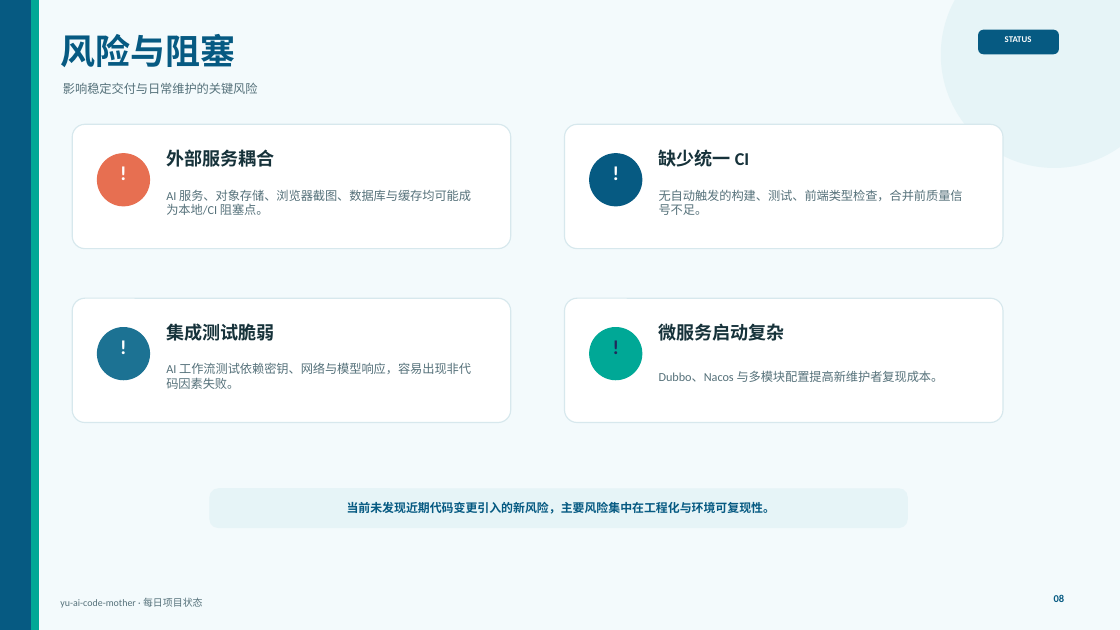
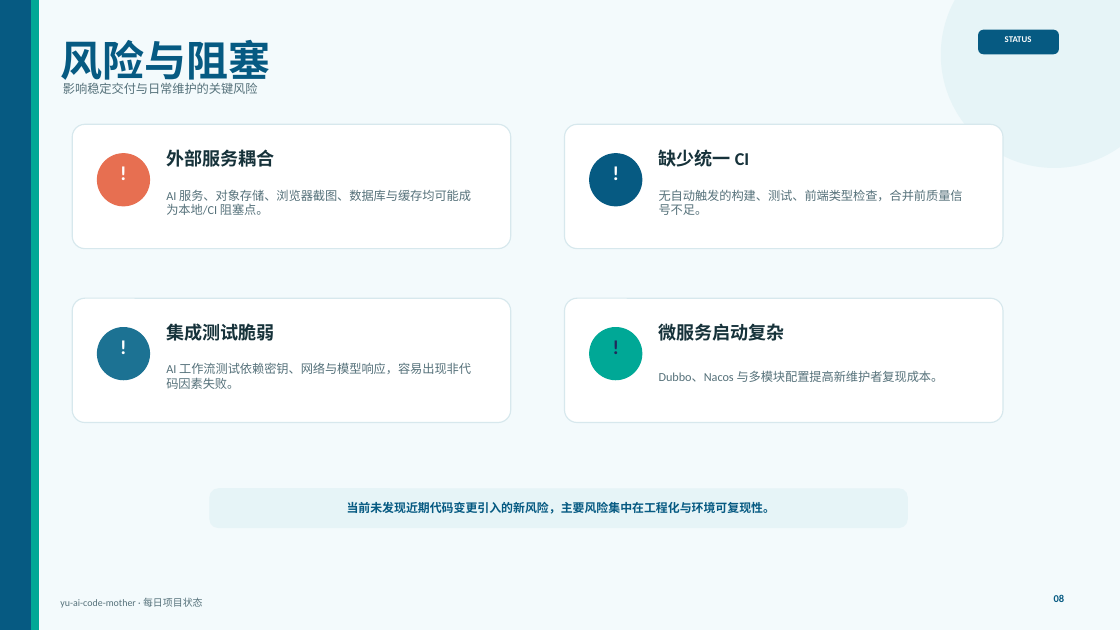
Before and after one commit to liyupi/yu-ai-code-mother, a slide deck: slide 8 of docs/reports/project-status-2026-06-19.pptx. Drawn at 1120x630 pixels with LibreOffice and Linux fonts; fonts in the diff are those of the drawing. Boxes give left, top, right and bottom in pixels: in the first picture for what was removed or moved away, otherwise in the second. Text is boxed around its words. In the diff, an @@ line names an element or a change of style, - is before the commit and + after.

```diff
--- a/docs/reports/project-status-2026-06-19.pptx
+++ b/docs/reports/project-status-2026-06-19.pptx
@@ text "风险与阻塞" at bbox=[60, 40, 270, 87]: size 30 to 36 pt @@
```
Also in this commit, not shown: 8 other slides changed.
